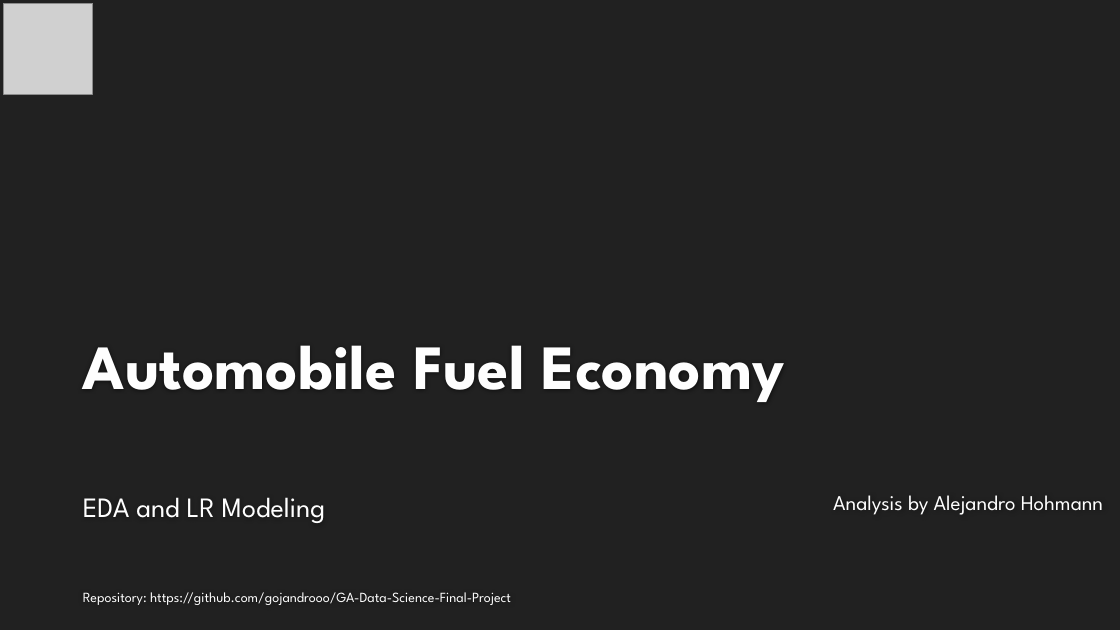
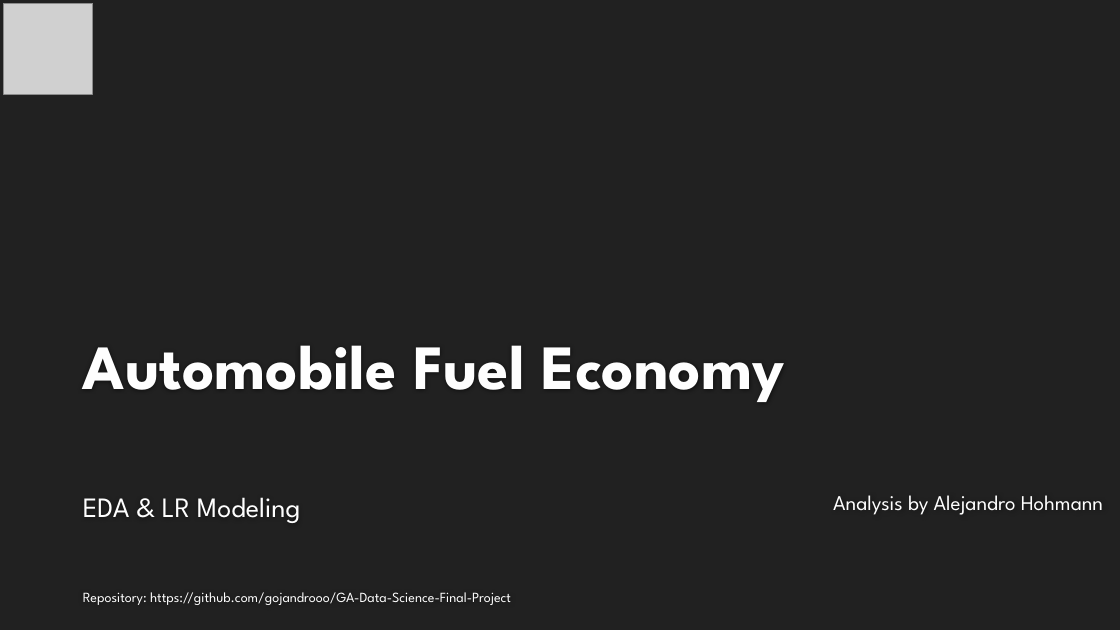
Before and after one commit to gojandrooo/GA-Data-Science-Final-Project, a slide deck: slide 1 of Automobile Fuel Economy.pptx. Drawn at 1120x630 pixels with LibreOffice and Linux fonts; fonts in the diff are those of the drawing; grey boxes stand for pictures; background and template pictures are left out. Boxes give left, top, right and bottom in pixels: in the first picture for what was removed or moved away, otherwise in the second. Text is boxed around its words. In the diff, an @@ line names an element or a change of style, - is before the commit and + after.

```diff
--- a/Automobile Fuel Economy.pptx
+++ b/Automobile Fuel Economy.pptx
@@ subtitle at <box>83,497,300,523</box>: text changed @@
-EDA and LR Modeling
+EDA & LR Modeling
```
Also in this commit, not shown: 1 other slide changed, 1 slide added, 1 other file.
